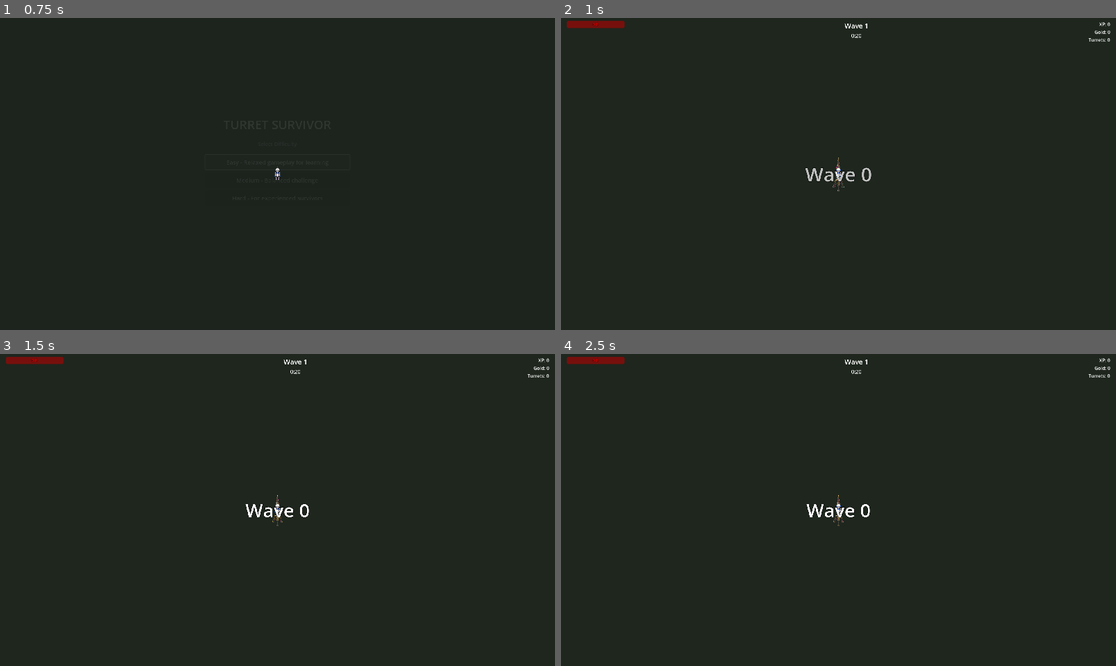
Above: before the commit, frames 1-4 (two rows, left to right).
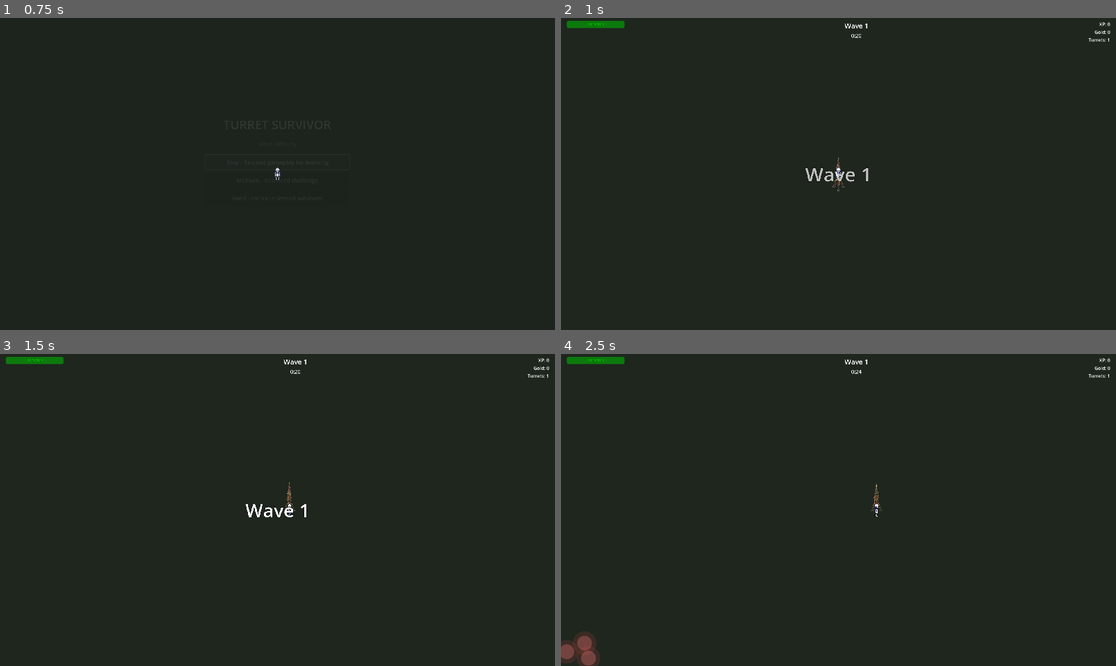
Above: after the commit, the same moments.

Repository: arebolledo2/turret-game
Game: Godot game, scene res://scenes/main.tscn
Two runs of this game, one before a commit and one after it. Both use one fixed random seed, a clock stepped at 60 frames per second and the inputs below.
Inputs (mouse positions are in pixels of both pictures, inside the frame that each line leads up to):
- Up to frame 1 (0.75 s): click "Easy - Relaxed gameplay for l…" at 0.5 s
- Up to frame 2 (1 s): no input
- Up to frame 3 (1.5 s): tap Enter at 1.25 s; move the mouse to (399, 494) at 1.27 s; hold D (move_right) from 1.28 s (still down); tap F (pickup_turret) at 1.35 s; click (399, 494) at 1.42 s
- Up to frame 4 (2.5 s): release D (move_right) at 2 s; tap Space at 2 s; drag from (727, 525) to (838, 510) at 2.02 s

Frame 1 is identical in both runs. In frame 2, 0.3% of the frame differs, in the area x 1-99%, y 0-53%; in frame 3, 0.4%; in frame 4, 1.2%, in the area x 0-99%, y 0-100%.
Error before the commit: Parse Error: Class "DifficultyService" hides an autoload singleton. (res://scripts/autoload/difficulty_service.gd:1)

Commit message:
Remove class names from service scripts for consistency

Diff:
--- a/scripts/autoload/difficulty_service.gd
+++ b/scripts/autoload/difficulty_service.gd
@@ -1,4 +1,3 @@
-class_name DifficultyService
 extends Node
 
 ## Difficulty Service
--- a/scripts/autoload/economy_service.gd
+++ b/scripts/autoload/economy_service.gd
@@ -1,4 +1,3 @@
-class_name EconomyService
 extends Node
 
 ## Economy Service
--- a/scripts/autoload/game_state_service.gd
+++ b/scripts/autoload/game_state_service.gd
@@ -1,4 +1,3 @@
-class_name GameStateService
 extends Node
 
 ## Game State Service
--- a/scripts/autoload/item_tracking_service.gd
+++ b/scripts/autoload/item_tracking_service.gd
@@ -1,4 +1,3 @@
-class_name ItemTrackingService
 extends Node
 
 ## Item Tracking Service
--- a/scripts/autoload/player_stats_service.gd
+++ b/scripts/autoload/player_stats_service.gd
@@ -1,4 +1,3 @@
-class_name PlayerStatsService
 extends Node
 
 ## Player Stats Service
--- a/scripts/autoload/turret_stats_service.gd
+++ b/scripts/autoload/turret_stats_service.gd
@@ -1,4 +1,3 @@
-class_name TurretStatsService
 extends Node
 
 ## Turret Stats Service
